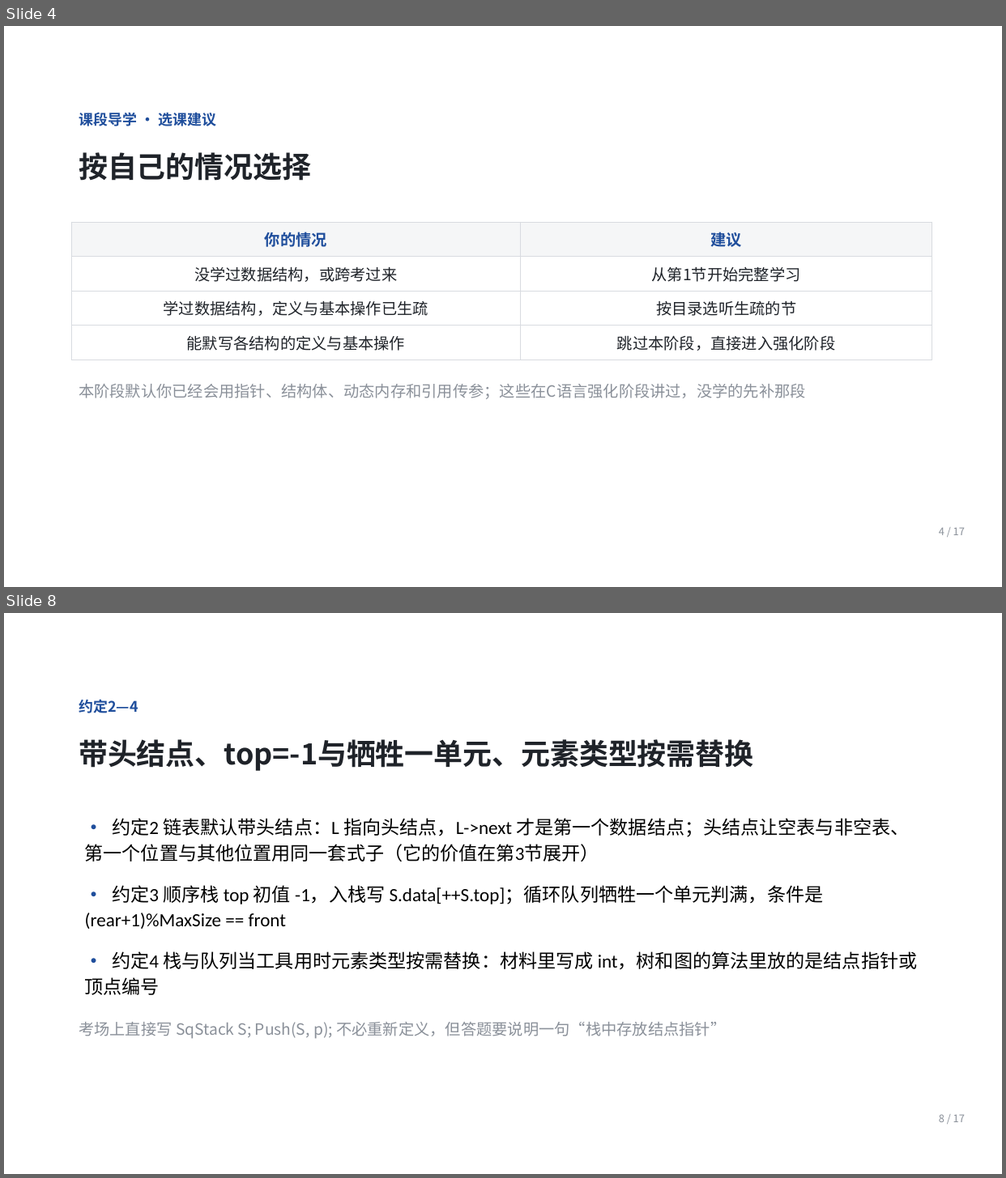
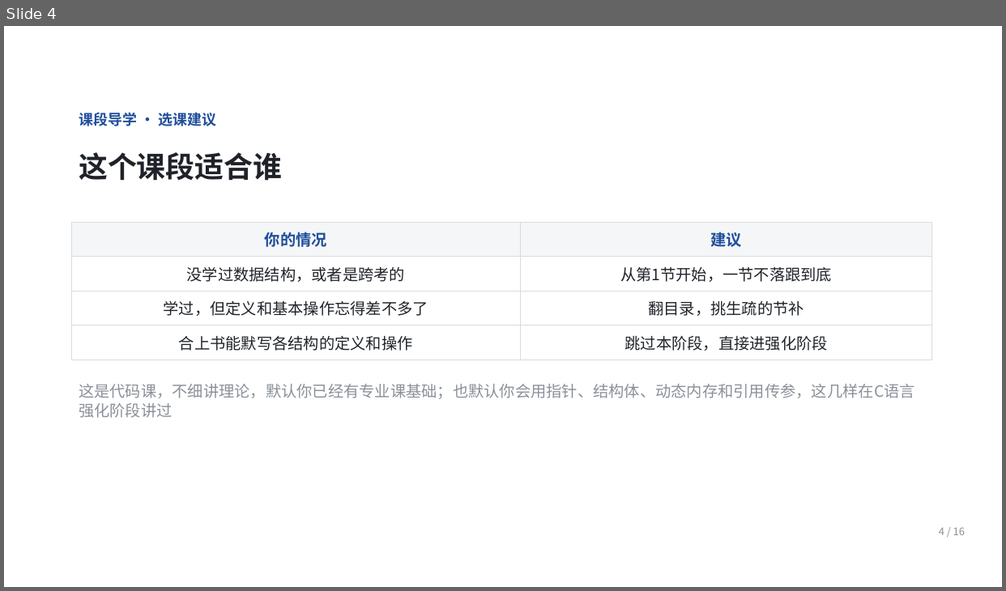
Before and after one commit to Ctrl1CandV/SpecialtyCourses, a slide deck: 课件/C2/C2-A-01/C2-A-01.pptx. Shown one above the other, each under a label of ours: slides 4 and 8 before the commit, slide 4 after it; the slides between them are not shown. The pictures are 1006x1178 and 1006x591 pixels, drawn with LibreOffice and Linux fonts; fonts in the diff are those of the drawing; background and template pictures are left out. Boxes give left, top, right and bottom in pixels: in the first picture for what was removed or moved away, otherwise in the second. Text is boxed around its words. In the diff, an @@ line names an element or a change of style, - is before the commit and + after.

```diff
--- a/课件/C2/C2-A-01/C2-A-01.pptx
+++ b/课件/C2/C2-A-01/C2-A-01.pptx
@@ slide 8 removed at (x1=4, y1=613, x2=1002, y2=1174), background picture (left out) @@
@@ text removed at (x1=79, y1=699, x2=138, y2=713) @@
-约定2—4
@@ text removed at (x1=79, y1=739, x2=753, y2=771) @@
-带头结点、top=-1与牺牲一单元、元素类型按需替换
@@ text removed at (x1=85, y1=818, x2=909, y2=862) @@
-• 约定2 链表默认带头结点：L 指向头结点，L->next 才是第一个数据结点；头结点让空表与非空表、第一个位置与其他位置用同一套式子（它的价值在第3节展开）
@@ text removed at (x1=85, y1=885, x2=824, y2=929) @@
-• 约定3 顺序栈 top 初值 -1，入栈写 S.data[++S.top]；循环队列牺牲一个单元判满，条件是 (rear+1)%MaxSize == front
@@ text removed at (x1=85, y1=952, x2=918, y2=995) @@
-• 约定4 栈与队列当工具用时元素类型按需替换：材料里写成 int，树和图的算法里放的是结点指针或顶点编号
@@ text removed at (x1=79, y1=1022, x2=726, y2=1039) @@
-考场上直接写 SqStack S; Push(S, p); 不必重新定义，但答题要说明一句“栈中存放结点指针”
@@ text removed at (x1=939, y1=1114, x2=965, y2=1122) @@
-8 / 17
@@ slide 4 changed as well @@
@@ text at (x1=79, y1=152, x2=282, y2=181): text changed @@
-按自己的情况选择
+这个课段适合谁
@@ table at (x1=71, y1=222, x2=932, y2=354) @@
-row 2, column 1: 没学过数据结构，或跨考过来
+row 2, column 1: 没学过数据结构，或者是跨考的
-row 2, column 2: 从第1节开始完整学习
+row 2, column 2: 从第1节开始，一节不落跟到底
-row 3, column 1: 学过数据结构，定义与基本操作已生疏
+row 3, column 1: 学过，但定义和基本操作忘得差不多了
-row 3, column 2: 按目录选听生疏的节
+row 3, column 2: 翻目录，挑生疏的节补
-row 4, column 1: 能默写各结构的定义与基本操作
+row 4, column 1: 合上书能默写各结构的定义和操作
-row 4, column 2: 跳过本阶段，直接进入强化阶段
+row 4, column 2: 跳过本阶段，直接进强化阶段
@@ text at (x1=79, y1=384, x2=915, y2=399): text changed @@
-本阶段默认你已经会用指针、结构体、动态内存和引用传参；这些在C语言强化阶段讲过，没学的先补那段
+这是代码课，不细讲理论，默认你已经有专业课基础；也默认你会用指针、结构体、动态内存和引用传参，这几样在C语言强化阶段讲过
@@ text at (x1=939, y1=527, x2=965, y2=535): text changed @@
-4 / 17
+4 / 16
```
Also in this commit, not shown: 9 other slides changed, 6 slides added, 6 other slides removed, 5 other files.
